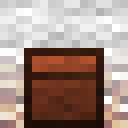
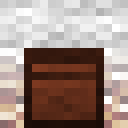
Layers edited between the first and the second 128 x 128 image:
painted on "Front Open" over [32, 56, 96, 72]
